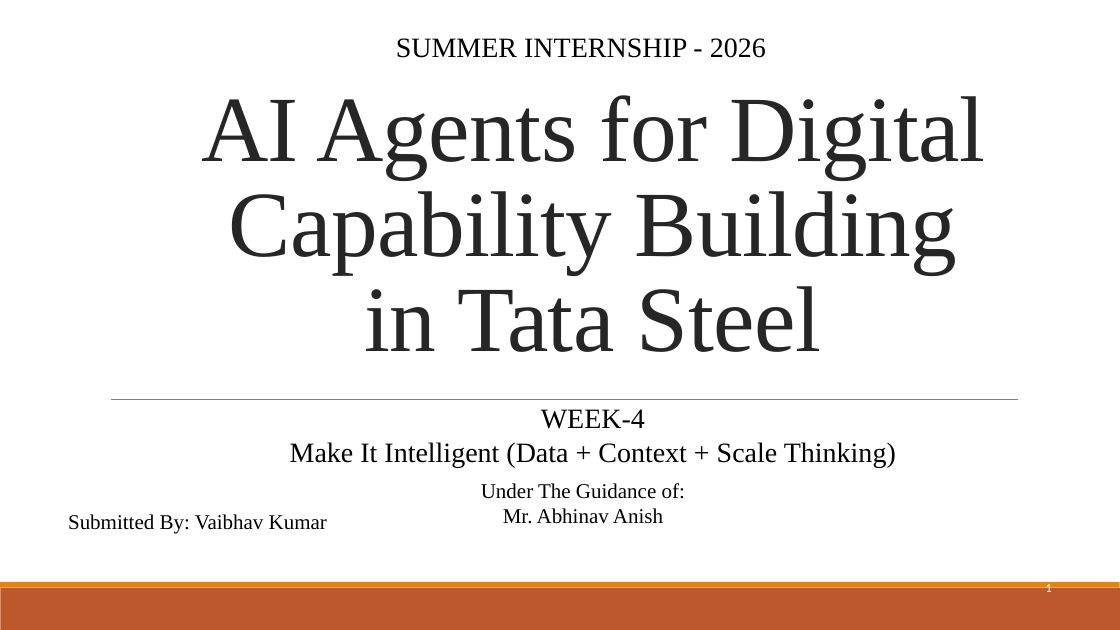
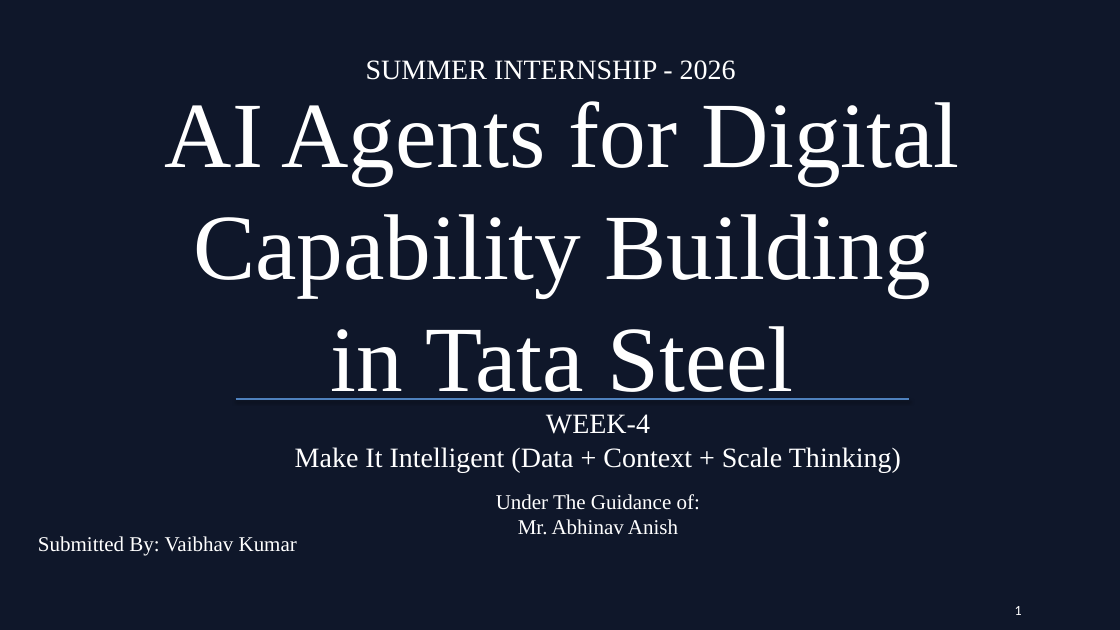
Before and after one commit to VaibhavK762/tata-steel-digital-capability-building, a slide deck: slide 1 of Weekly Documentation/Weekly reports/Week4.pptx. Drawn at 1120x630 pixels with LibreOffice and Linux fonts; fonts in the diff are those of the drawing. Boxes give left, top, right and bottom in pixels: in the first picture for what was removed or moved away, otherwise in the second. Text is boxed around its words. In the diff, an @@ line names an element or a change of style, - is before the commit and + after.

```diff
--- a/Weekly Documentation/Weekly reports/Week4.pptx
+++ b/Weekly Documentation/Weekly reports/Week4.pptx
@@ background #FFFFFF to #0F172A @@
@@ text "AI Agents for Digital Capability ..." at (165,101,960,400): text colour #262626 to #FFFFFF, letter spacing -0.5 to 0 pt; line spacing 0.85 to 1; vertical alignment bottom to top @@
@@ line removed from (111, 399) to (1018, 399) @@
@@ line added from (236, 399) to (910, 399), #4F81BD 2 pt @@
@@ text "Under The Guidance of:": place and size @@
-text "Under The Guidance of:" at (481,483,685,524)
+text "Under The Guidance of:" at (496,494,700,535)
@@ text colour #000000 to #FFFFFF in 4 elements at (295,414,901,473), (496,494,700,535), (366,60,736,80), (38,536,297,556) @@
@@ rectangle removed at (0,588,1120,630) @@
@@ rectangle removed at (0,582,1120,588) @@
@@ 3 texts, 1 page number: place and size @@
-3 texts, 1 page number at (68,38,1052,596)
+3 texts, 1 page number at (38,60,1022,615)
@@ page number at (1015,606,1022,615): size 10.5 to 12 pt @@
```
Also in this commit, not shown: 13 slides added, 9 slides removed, 24 other files.
